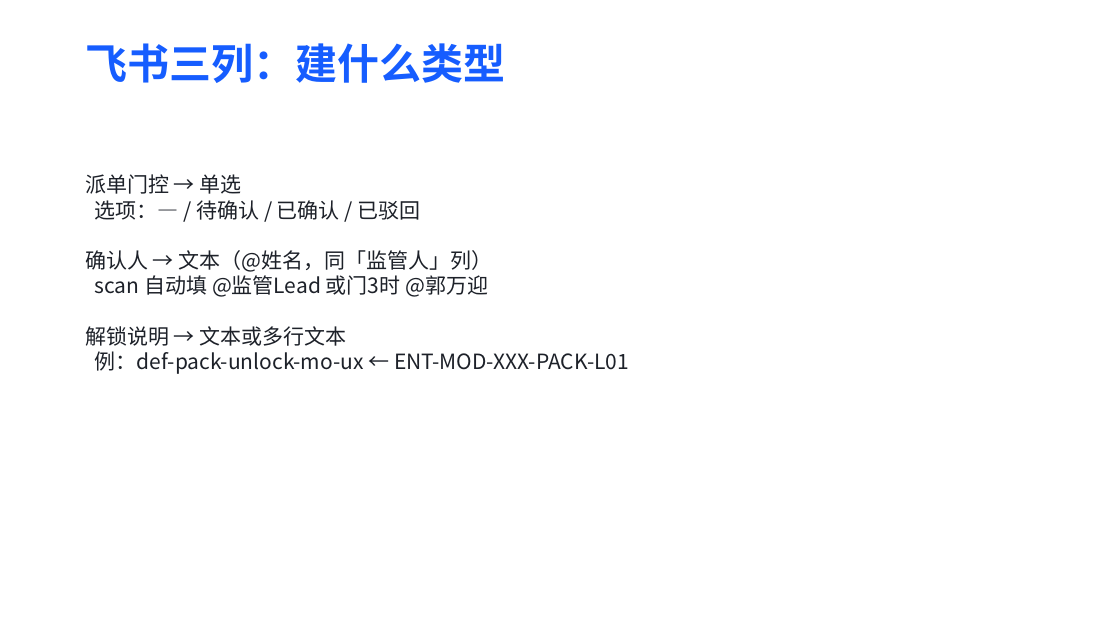
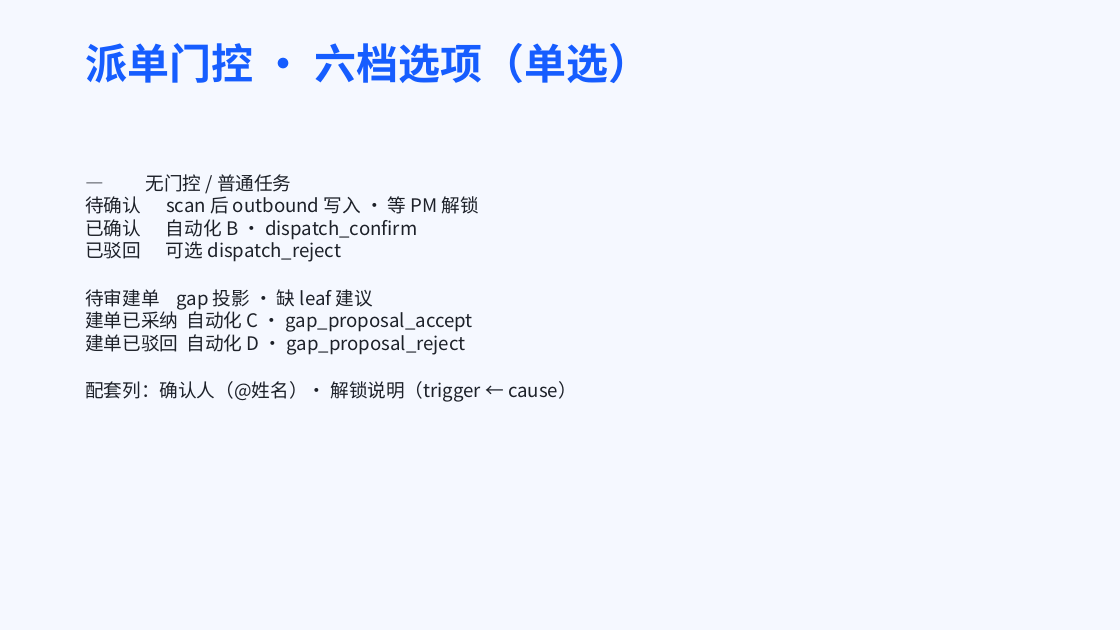
Before and after one commit to Marisolebxf/-, a slide deck: slide 11 of agent-delivery/培训/自动派单与飞书确认-团队协作培训.pptx (slide 9 before the commit). Drawn at 1120x630 pixels with LibreOffice and Linux fonts; fonts in the diff are those of the drawing. Boxes give left, top, right and bottom in pixels: in the first picture for what was removed or moved away, otherwise in the second. Text is boxed around its words. In the diff, an @@ line names an element or a change of style, - is before the commit and + after.

```diff
--- a/agent-delivery/培训/自动派单与飞书确认-团队协作培训.pptx
+++ b/agent-delivery/培训/自动派单与飞书确认-团队协作培训.pptx
@@ background #FFFFFF to #F5F8FF @@
@@ title at <box>85,43,650,83</box>: text changed @@
-飞书三列：建什么类型
+派单门控 · 六档选项（单选）
@@ text at <box>85,174,577,402</box>: text changed; size 18 to 16 pt @@
-派单门控 → 单选
-选项：— / 待确认 / 已确认 / 已驳回
-确认人 → 文本（@姓名，同「监管人」列）
-scan 自动填 @监管Lead 或门3时 @郭万迎
-解锁说明 → 文本或多行文本
-例：def-pack-unlock-mo-ux ← ENT-MOD-XXX-PACK-L01
+— 无门控 / 普通任务
+待确认 scan 后 outbound 写入 · 等 PM 解锁
+已确认 自动化 B · dispatch_confirm
+已驳回 可选 dispatch_reject
+待审建单 gap 投影 · 缺 leaf 建议
+建单已采纳 自动化 C · gap_proposal_accept
+建单已驳回 自动化 D · gap_proposal_reject
+配套列：确认人（@姓名）· 解锁说明（trigger ← cause）
```
Also in this commit, not shown: 11 other slides changed, 7 slides added, 3 slides removed, 2 other files.
